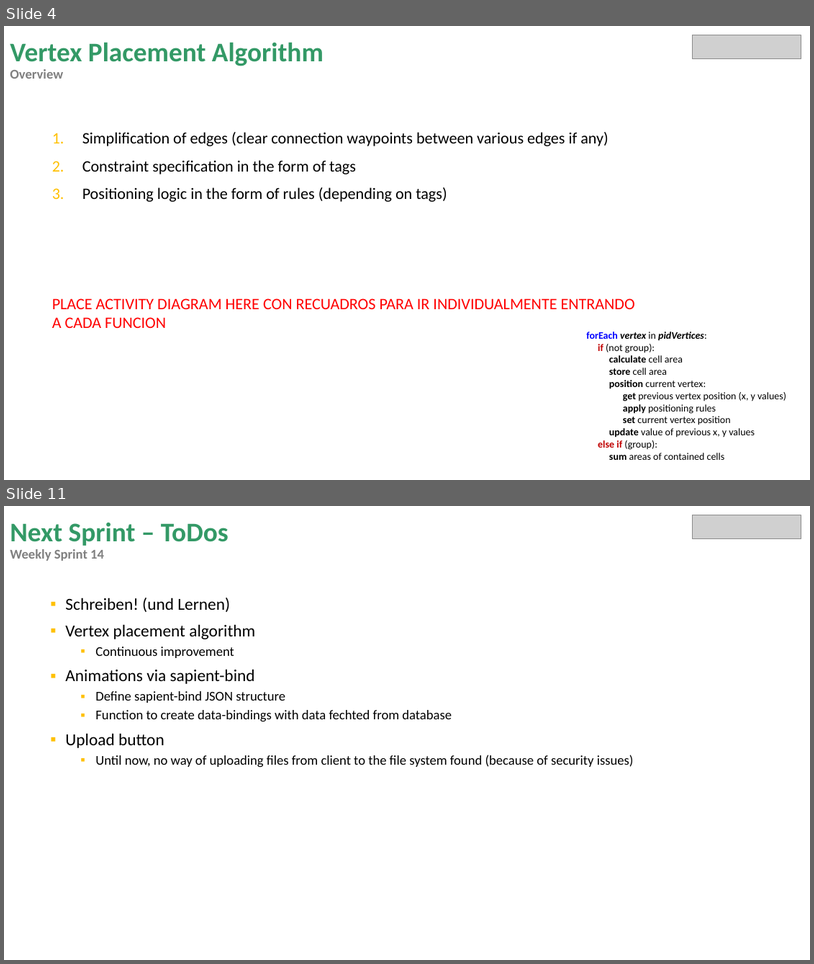
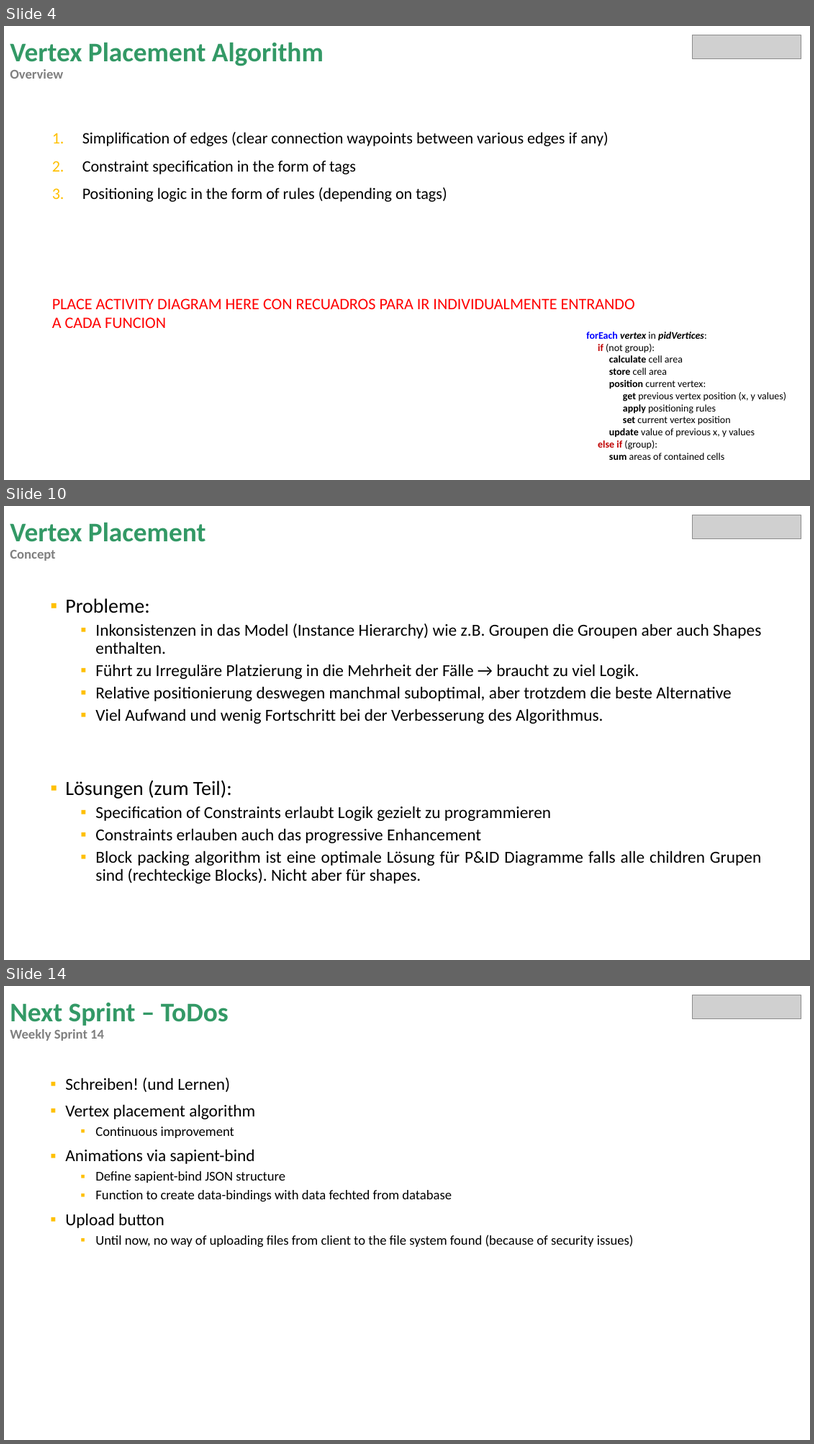
Before and after one commit to miguelrk/tum-mw-bachelorarbeit, a slide deck: 3 Entwicklungsphase/weekly_meeting_14.pptx. Shown one above the other, each under a label of ours: slides 4 and 11 before the commit, slides 4, 10 and 14 after it; the slides between them are not shown. The pictures are 814x964 and 814x1444 pixels, drawn with LibreOffice and Linux fonts; fonts in the diff are those of the drawing; grey boxes stand for pictures. Boxes give left, top, right and bottom in pixels: in the first picture for what was removed or moved away, otherwise in the second. Text is boxed around its words. In the diff, an @@ line names an element or a change of style, - is before the commit and + after.

Commit message:
Adds lineJumps, corrections to packBlocks

```diff
--- a/3 Entwicklungsphase/weekly_meeting_14.pptx
+++ b/3 Entwicklungsphase/weekly_meeting_14.pptx
@@ slide 10 added at [4, 506, 810, 960], background #FFFFFF @@
@@ title added at [10, 522, 206, 561], 32 pt, text #339966, bold @@
+Vertex Placement
+Concept
@@ picture added at [693, 515, 802, 538] @@
@@ text added at [65, 598, 761, 883], 20 pt, text #000000 @@
+▪ Probleme:
+  ▪ Inkonsistenzen in das Model (Instance Hierarchy) wie z.B. Groupen die Groupen aber auch Shapes enthalten.
+  ▪ Führt zu Irreguläre Platzierung in die Mehrheit der Fälle → braucht zu viel Logik.
+  ▪ Relative positionierung deswegen manchmal suboptimal, aber trotzdem die beste Alternative
+  ▪ Viel Aufwand und wenig Fortschritt bei der Verbesserung des Algorithmus.
+▪ Lösungen (zum Teil):
+  ▪ Specification of Constraints erlaubt Logik gezielt zu programmieren
+  ▪ Constraints erlauben auch das progressive Enhancement
+  ▪ Block packing algorithm ist eine optimale Lösung für P&ID Diagramme falls alle children Grupen sind (rechteckige Blocks). Nicht aber für shapes.
@@ what was slide 11 is now slide 14 @@
```
Also in this commit, not shown: 6 slides changed, 3 other slides added, 1 slide removed, 20 other files.
